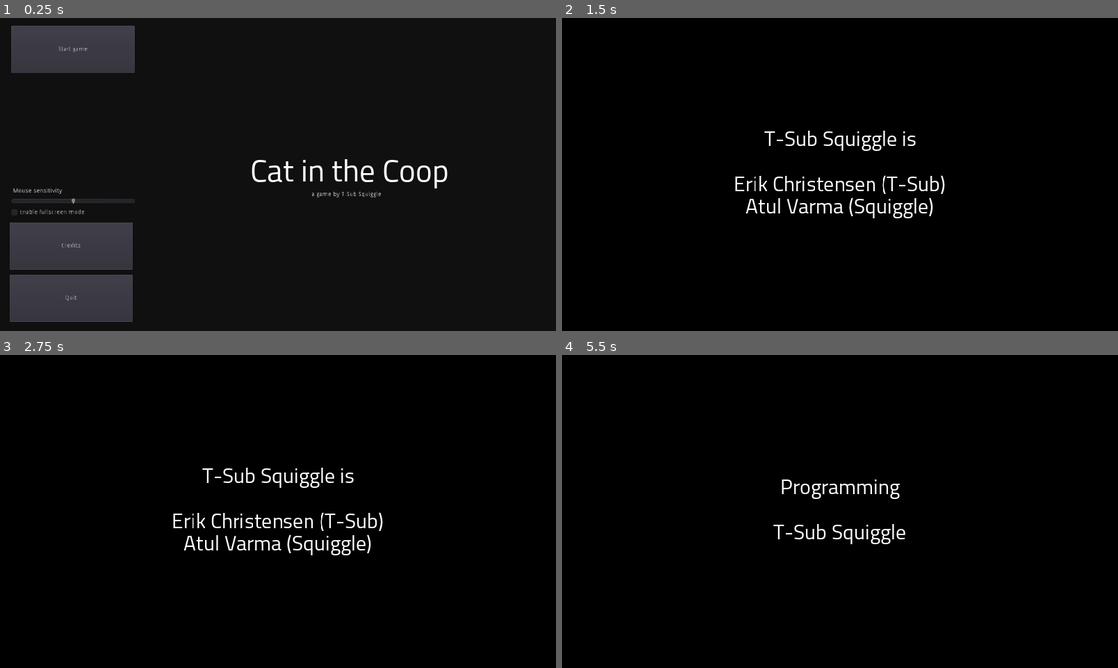
Above: before the commit, frames 1-4 (two rows, left to right).
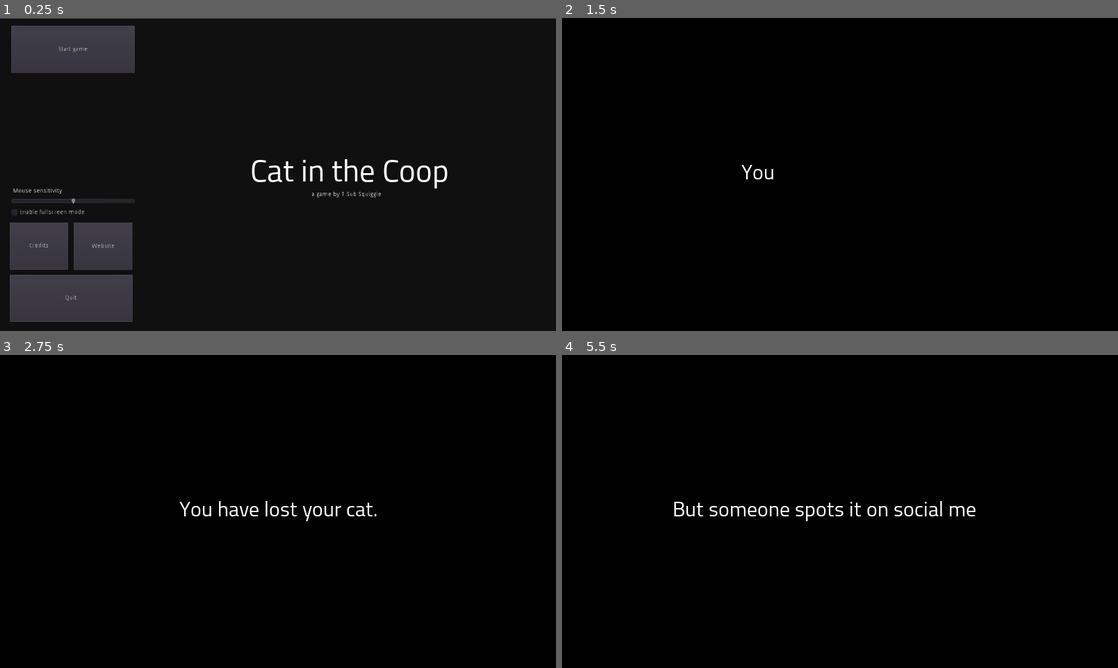
Above: after the commit, the same moments.

Repository: toolness/cat-in-the-coop
Game: Godot game, scene res://Menu.tscn
The game is run twice, just before and just after one commit, with the same random seed, the same clock (stepped at 60 frames per second) and the same inputs.
Inputs (mouse positions are in pixels of both pictures, inside the frame that each line leads up to):
- Up to frame 1 (0.25 s): no input
- Up to frame 2 (1.5 s): click (667, 246) at 0.5 s, where only the run after the commit has a clickable "Website"; click (634, 49) at 1.25 s, where only the run after the commit has a clickable "Start game"
- Up to frame 3 (2.75 s): move the mouse to (250, 574) at 2.02 s; hold W (movement_forward) from 2.03 s (still down); click (250, 574) at 2.1 s; tap Space (movement_jump) at 2.27 s
- Up to frame 4 (5.5 s): tap Enter at 2.75 s; move the mouse to (1006, 558) at 2.77 s; tap F (flashlight) at 2.85 s; tap Space (movement_jump) at 3.02, 3.5, 4.52, 5.27 s; move the mouse to (673, 464) at 3.52 s; release W (movement_forward) at 3.53 s; hold Shift (movement_sprint) 3.53-4.28 s; hold A (movement_left) 3.53-5.03 s; move the mouse to (867, 511) at 4.27 s; tap - (shift_weapon_negative) at 4.35 s; move the mouse to (756, 433) at 5.02 s; hold S (movement_backward) from 5.03 s (still down); tap = (shift_weapon_positive) at 5.1 s

The runs differ from the first frame. In frame 1, 0.4% of the frame differs, in the area x 0-100%, y 0-81%; in frame 2, 1.7%; in frame 3, 2.1%, in the area x 31-69%, y 36-64%; in frame 4, 1.6%.

Commit message:
Add more credits, website button.

Diff:
--- a/Credits.gd
+++ b/Credits.gd
@@ -9,7 +9,13 @@
 var LINES = [
 	"T-Sub Squiggle is\n\nErik Christensen (T-Sub)\nAtul Varma (Squiggle)",
 	"Programming\n\nT-Sub Squiggle",
-	"Music\n\nJoshua McLean"
+	"Design\n\nT-Sub Squiggle",
+	"Music\n\nJoshua McLean\nCC-BY-4.0",
+	"Cat\n\nVr-cvantorium on Sketchfab\nCC-BY-4.0",
+	"Carnegie Mansion\n\nSmithsonian 3D Digitization\nCC-0",
+	"Titillium Font\n\nAccademia di Belle Arti di Urbino\nSIL Open Font License v1.10",
+	"Clumsy Blender Tomfoolery\n\nSquiggle",
+	"Additional code provided by\nthe Godot community",
 ]
 
 
--- a/Menu.gd
+++ b/Menu.gd
@@ -43,7 +43,10 @@
 	yield(credits, "finished")
 	root.remove_child(credits)
 	make_visible_again()
-	# var _result = OS.shell_open("https://github.com/toolness/cat-in-the-coop#credits")
+
+
+func _on_WebsiteButton_pressed():
+	var _result = OS.shell_open("https://github.com/toolness/cat-in-the-coop")
 
 
 func make_visible_again():
--- a/Menu.tscn
+++ b/Menu.tscn
@@ -19,6 +19,8 @@
 [node name="ColorRect" type="ColorRect" parent="."]
 anchor_right = 1.0
 anchor_bottom = 1.0
+margin_top = 1.0
+margin_bottom = 1.0
 color = Color( 0, 0, 0, 0.784314 )
 __meta__ = {
 "_edit_use_anchors_": false
@@ -37,9 +39,19 @@
 [node name="CreditsButton" type="Button" parent="."]
 margin_left = 22.432
 margin_top = 470.0
-margin_right = 306.432
+margin_right = 157.432
 margin_bottom = 579.0
 text = "Credits"
+__meta__ = {
+"_edit_use_anchors_": false
+}
+
+[node name="WebsiteButton" type="Button" parent="."]
+margin_left = 170.0
+margin_top = 470.0
+margin_right = 305.0
+margin_bottom = 580.0
+text = "Website"
 __meta__ = {
 "_edit_use_anchors_": false
 }
@@ -159,6 +171,7 @@
 }
 [connection signal="pressed" from="StartGameButton" to="." method="_on_StartGameButton_pressed"]
 [connection signal="pressed" from="CreditsButton" to="." method="_on_CreditsButton_pressed"]
+[connection signal="pressed" from="WebsiteButton" to="." method="_on_WebsiteButton_pressed"]
 [connection signal="pressed" from="QuitGameButton" to="." method="_on_QuitGameButton_pressed"]
 [connection signal="toggled" from="FullscreenCheckbox" to="." method="_on_FullscreenCheckbox_toggled"]
 [connection signal="value_changed" from="MouseSlider" to="." method="_on_MouseSlider_value_changed"]
Not shown, changed: README.md
